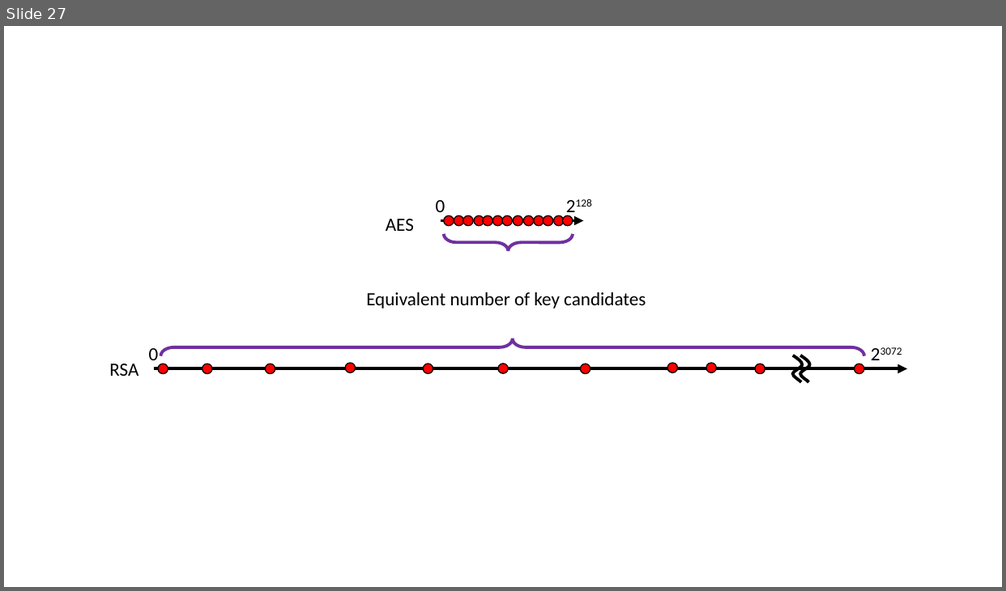
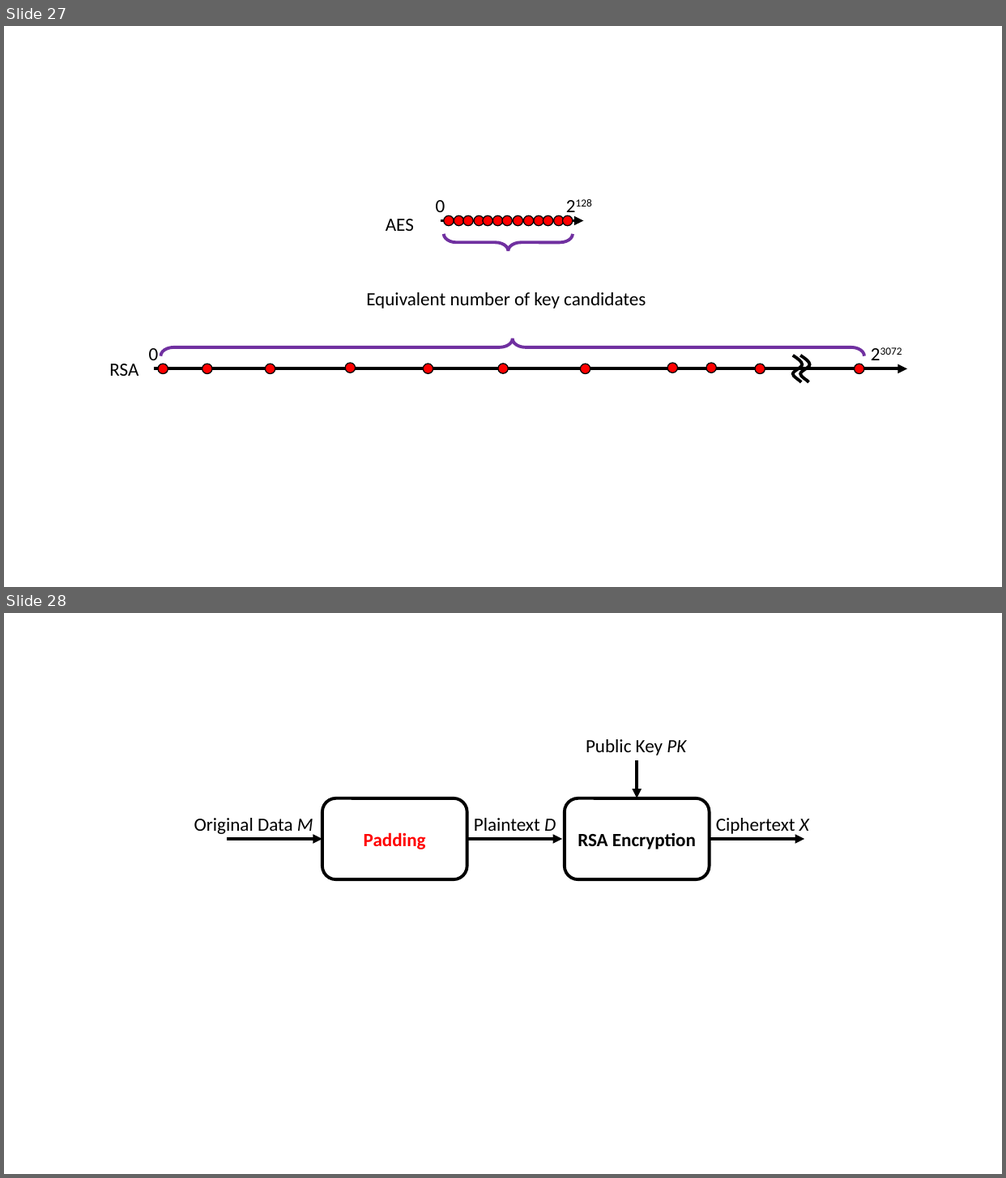
Before and after one commit to junkurihara/class-e2e_security_js, a slide deck: images.pptx. Shown one above the other, each under a label of ours: slide 27 before the commit, slides 27 and 28 after it. The pictures are 1006x591 and 1006x1178 pixels, drawn with LibreOffice and Linux fonts; fonts in the diff are those of the drawing. Boxes give left, top, right and bottom in pixels: in the first picture for what was removed or moved away, otherwise in the second. Text is boxed around its words. In the diff, an @@ line names an element or a change of style, - is before the commit and + after.

```diff
--- a/images.pptx
+++ b/images.pptx
@@ slide 28 added at (4,613,1002,1174), background #FFFFFF @@
@@ text added at (586,739,686,756), 18 pt, text #000000 @@
+Public Key PK
@@ arrow added from (637, 760) to (637, 798), #000000 3 pt @@
@@ rounded rectangle added at (322,798,467,880), fill #FFFFFF, outline #000000 3 pt, 18 pt, text #FF0000, bold @@
+Padding
@@ rounded rectangle added at (565,798,710,880), fill #FFFFFF, outline #000000 3 pt, 18 pt, text #000000, bold @@
+RSA Encryption
@@ text added at (194,818,313,836), 18 pt, text #000000 @@
+Original Data M
@@ text added at (474,818,556,836), 18 pt, text #000000 @@
+Plaintext D
@@ text added at (716,818,809,836), 18 pt, text #000000 @@
+Ciphertext X
@@ arrow added from (227, 839) to (322, 839), #000000 3 pt @@
@@ arrow added from (467, 839) to (562, 839), #000000 3 pt @@
@@ arrow added from (710, 839) to (804, 839), #000000 3 pt @@
```
Also in this commit, not shown: 2 other slides added, 6 other files.
